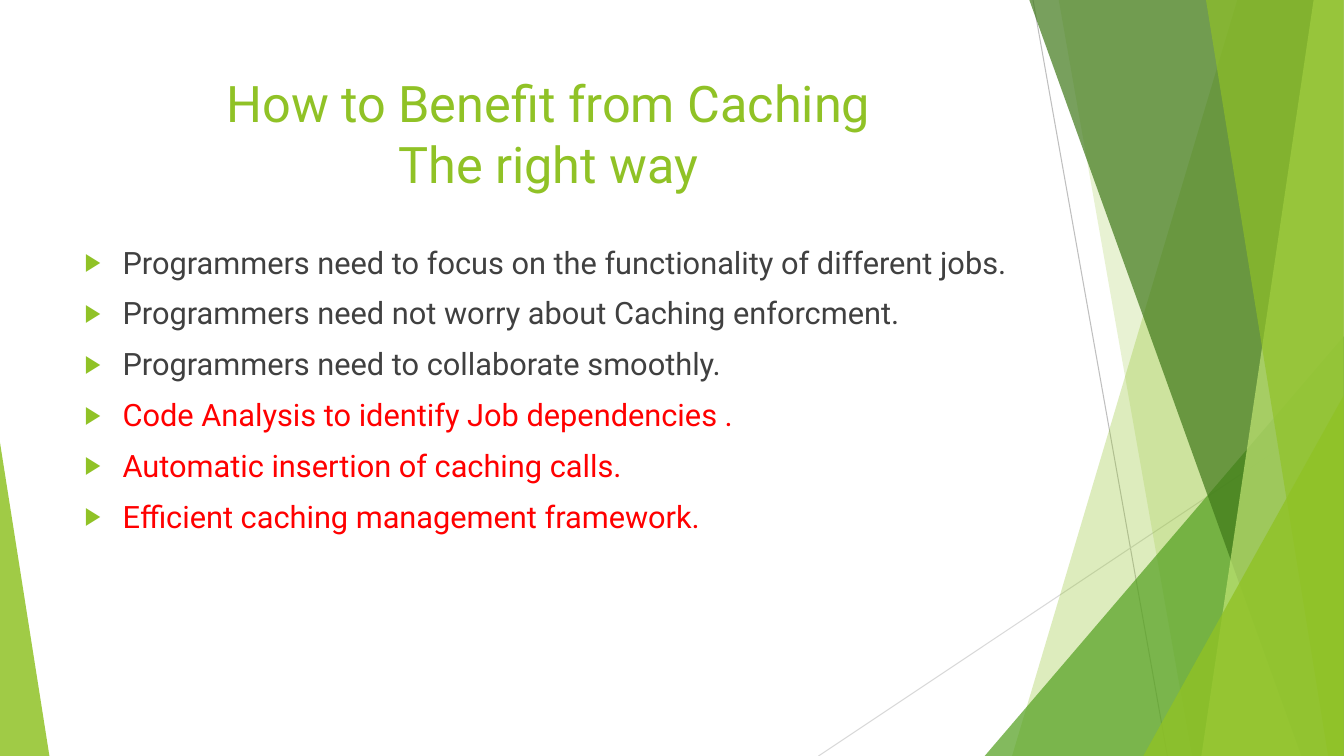
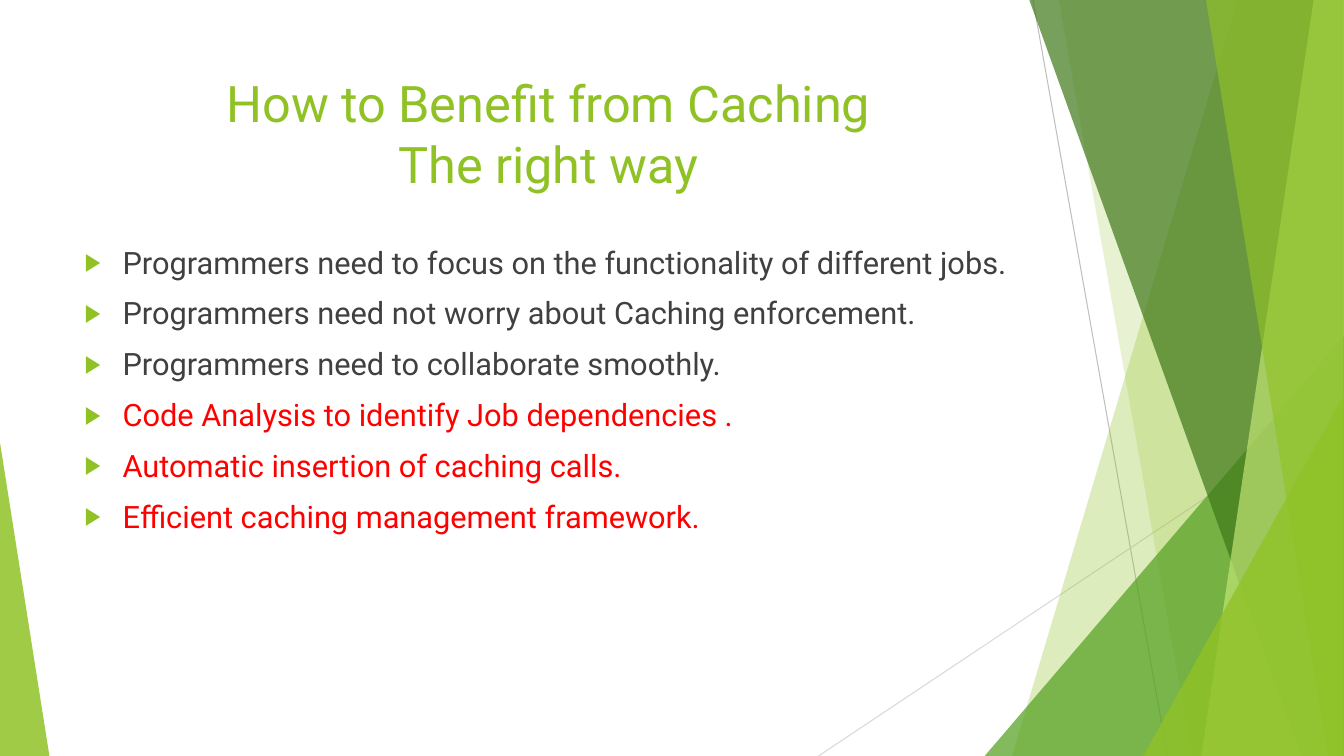
Before and after one commit to ahmedcs/COMP6611B, a slide deck: slide 13 of COMP6611B-Final-Presentation.pptx. Drawn at 1344x756 pixels with LibreOffice and Linux fonts; fonts in the diff are those of the drawing. Boxes give left, top, right and bottom in pixels: in the first picture for what was removed or moved away, otherwise in the second. Text is boxed around its words. In the diff, an @@ line names an element or a change of style, - is before the commit and + after.

```diff
--- a/COMP6611B-Final-Presentation.pptx
+++ b/COMP6611B-Final-Presentation.pptx
@@ text at box(123, 300, 915, 331): text changed @@
-▶ Programmers need not worry about Caching enforcment.
+▶ Programmers need not worry about Caching enforcement.
```
Also in this commit, not shown: 7 other slides changed.
